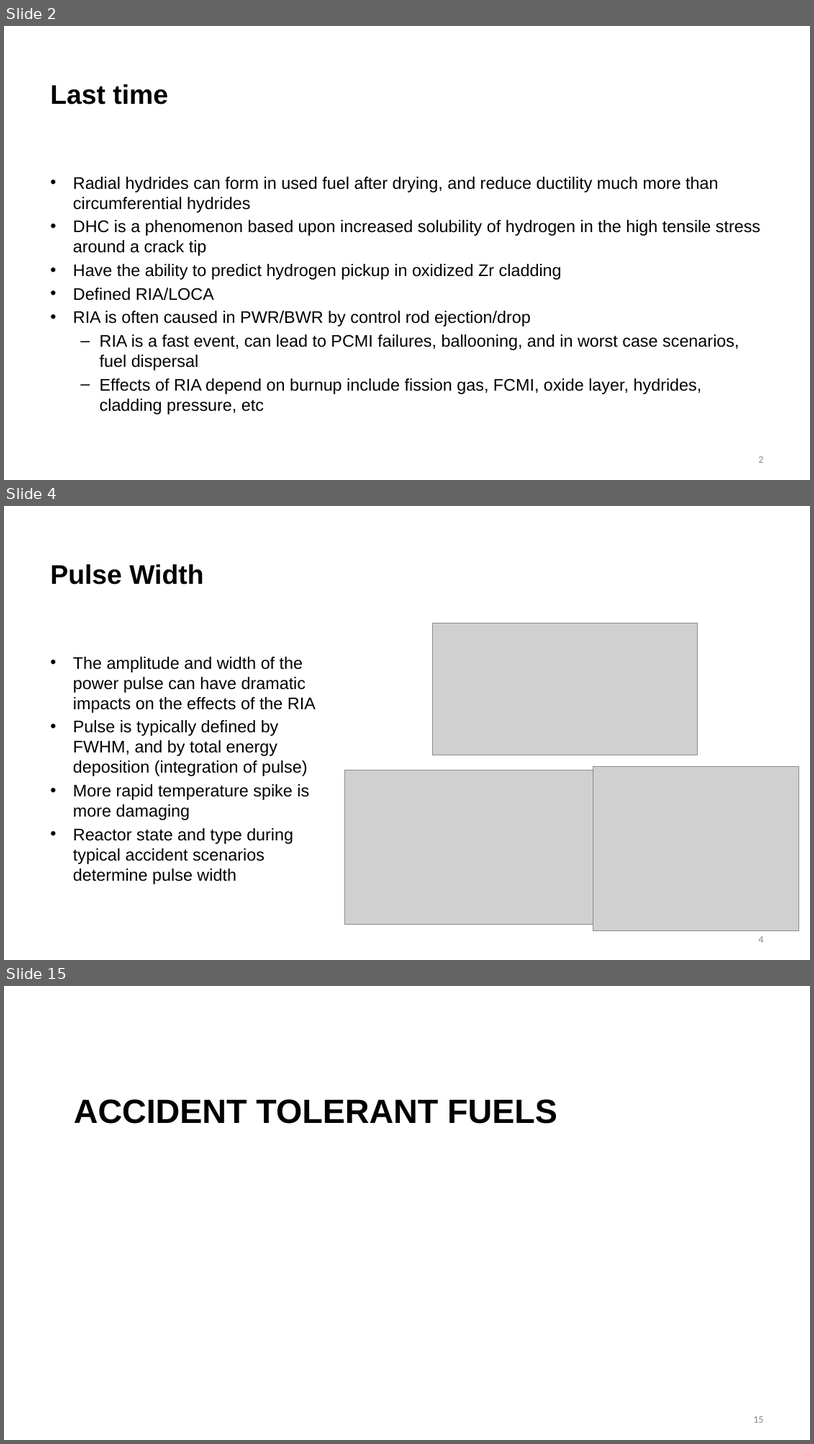
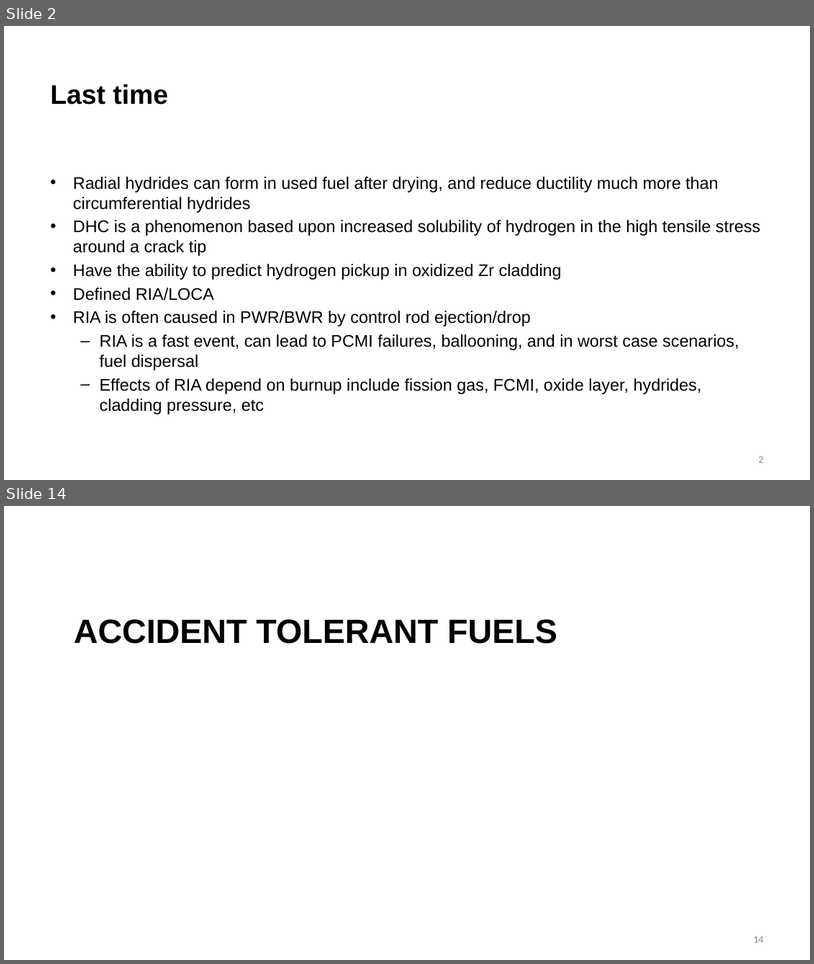
Before and after one commit to benbeeler/TEACHING, a slide deck: Nuclear_Fuel_Performance/NE533_Spring2026/Module4/Lec18_Accidents.pptx. Shown one above the other, each under a label of ours: slides 2, 4 and 15 before the commit, slides 2 and 14 after it; the slides between them are not shown. The pictures are 814x1444 and 814x964 pixels, drawn with LibreOffice and Linux fonts; fonts in the diff are those of the drawing; grey boxes stand for pictures; background and template pictures are left out. Boxes give left, top, right and bottom in pixels: in the first picture for what was removed or moved away, otherwise in the second. Text is boxed around its words. In the diff, an @@ line names an element or a change of style, - is before the commit and + after.

```diff
--- a/Nuclear_Fuel_Performance/NE533_Spring2026/Module4/Lec18_Accidents.pptx
+++ b/Nuclear_Fuel_Performance/NE533_Spring2026/Module4/Lec18_Accidents.pptx
@@ slide 4 removed at (4, 506, 810, 960), background #FFFFFF @@
@@ title removed at (50, 564, 203, 584) @@
-Pulse Width
@@ picture removed at (432, 623, 697, 754) @@
@@ text removed at (73, 656, 316, 884) @@
-• The amplitude and width of the power pulse can have dramatic impacts on the effects of the RIA
-• Pulse is typically defined by FWHM, and by total energy deposition (integration of pulse)
-• More rapid temperature spike is more damaging
-• Reactor state and type during typical accident scenarios determine pulse width
@@ picture removed at (345, 770, 595, 924) @@
@@ picture removed at (593, 767, 800, 931) @@
@@ page number removed at (759, 936, 764, 942) @@
-4
@@ what was slide 15 is now slide 14 @@
@@ page number at (754, 936, 764, 942): text changed @@
-15
+14
```
Also in this commit, not shown: 6 slides added, 11 other slides removed, 29 other files.
